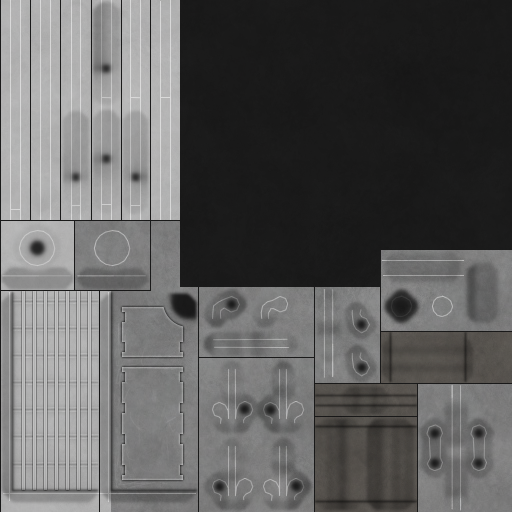
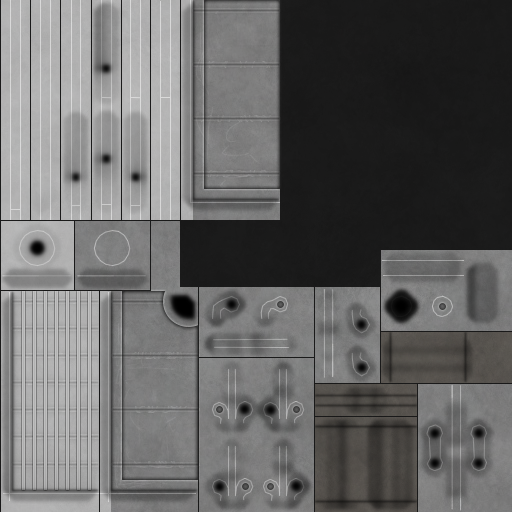
Layered file, before and after one edit (512x512). Changes by layer:
"a": opacity 80% → 100%, painted on it over [1, 0, 499, 512]
painted on "h3" over [190, 0, 280, 203]
painted on "l1" over [190, 0, 279, 203]
painted on "b" (1st of 3, in "d1") over [113, 10, 279, 465]
painted on "b hgr" over [130, 10, 271, 468]
painted on "b hg" over [11, 8, 281, 467]
painted on "d1 gr" over [103, 0, 288, 475]
painted on "gr2" over [195, 27, 258, 188]
painted on "b" (2nd of 3) over [181, 0, 280, 220]
